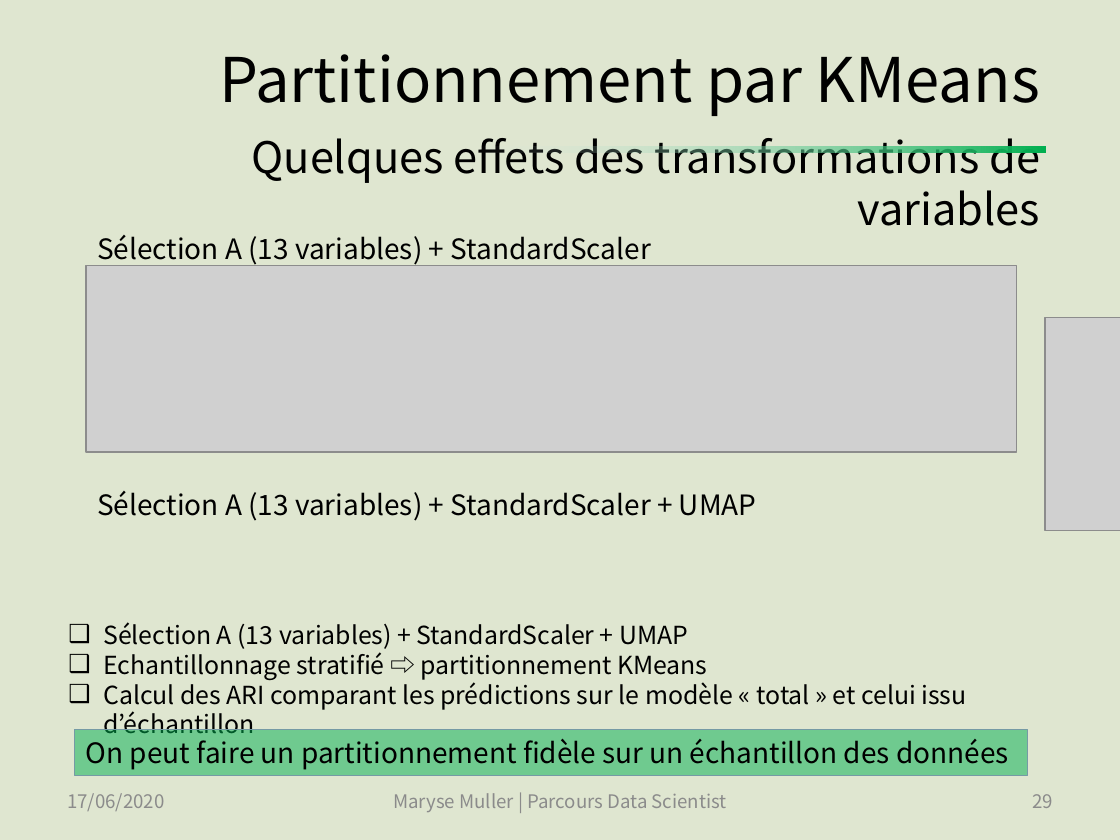
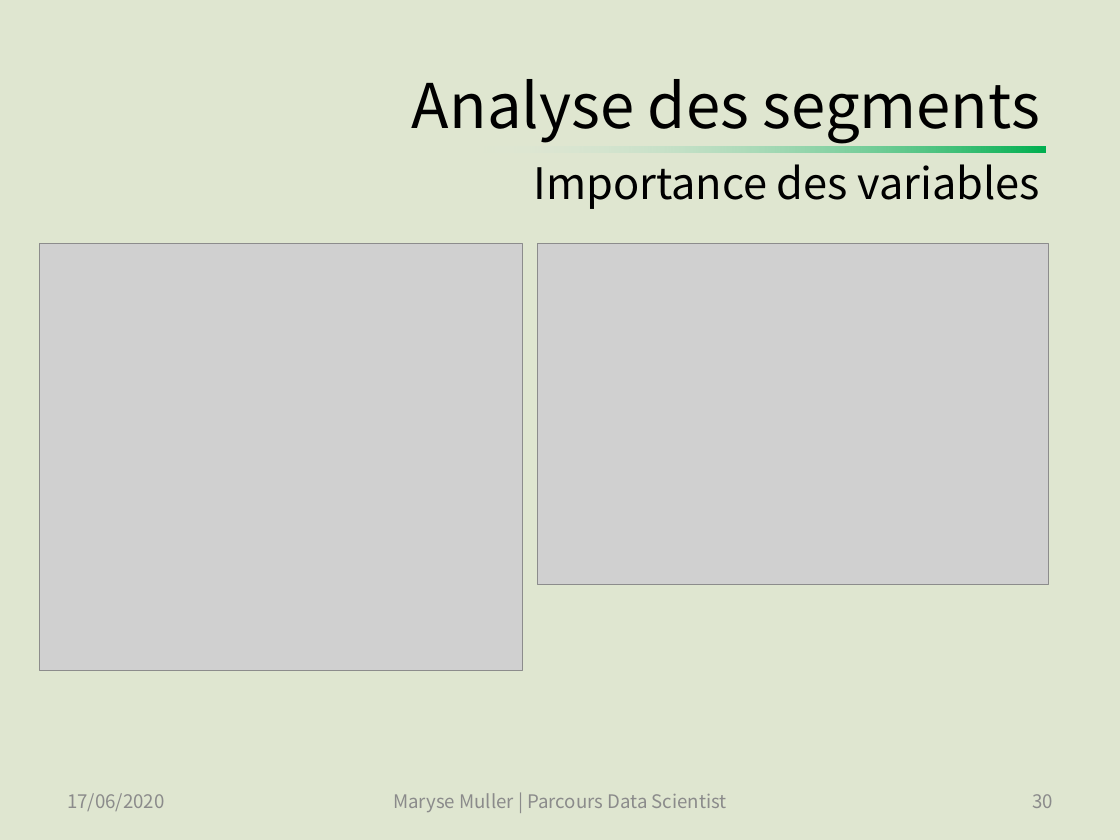
Before and after one commit to SmellyArmure/OC_DS_Project5, a slide deck: slide 30 of PRESENTATION/Projet5.pptx (slide 29 before the commit). Drawn at 1120x840 pixels with LibreOffice and Linux fonts; fonts in the diff are those of the drawing; grey boxes stand for pictures. Boxes give left, top, right and bottom in pixels: in the first picture for what was removed or moved away, otherwise in the second. Text is boxed around its words. In the diff, an @@ line names an element or a change of style, - is before the commit and + after.

```diff
--- a/PRESENTATION/Projet5.pptx
+++ b/PRESENTATION/Projet5.pptx
@@ title at box(412, 79, 1040, 209): text changed @@
-Partitionnement par KMeans
-Quelques effets des transformations de variables
+Analyse des segments
+Importance des variables
@@ text removed at box(97, 235, 651, 266) @@
-Sélection A (13 variables) + StandardScaler
@@ picture added at box(39, 244, 522, 671) @@
@@ picture removed at box(86, 265, 1017, 452) @@
@@ picture added at box(538, 244, 1048, 586) @@
@@ picture removed at box(1045, 317, 1120, 531) @@
@@ text removed at box(97, 491, 757, 521) @@
-Sélection A (13 variables) + StandardScaler + UMAP
@@ text removed at box(103, 622, 967, 710) @@
-❑ Sélection A (13 variables) + StandardScaler + UMAP
-❑ Echantillonnage stratifié ⇨ partitionnement KMeans
-❑ Calcul des ARI comparant les prédictions sur le modèle « total » et celui issu d’échantillon
@@ rectangle removed at box(75, 730, 1027, 775) @@
-On peut faire un partitionnement fidèle sur un échantillon des données
@@ page number at box(1032, 794, 1053, 808): text changed @@
-29
+30
```
Also in this commit, not shown: 22 other slides changed, 8 slides added, 2 slides removed, 4 other files.
